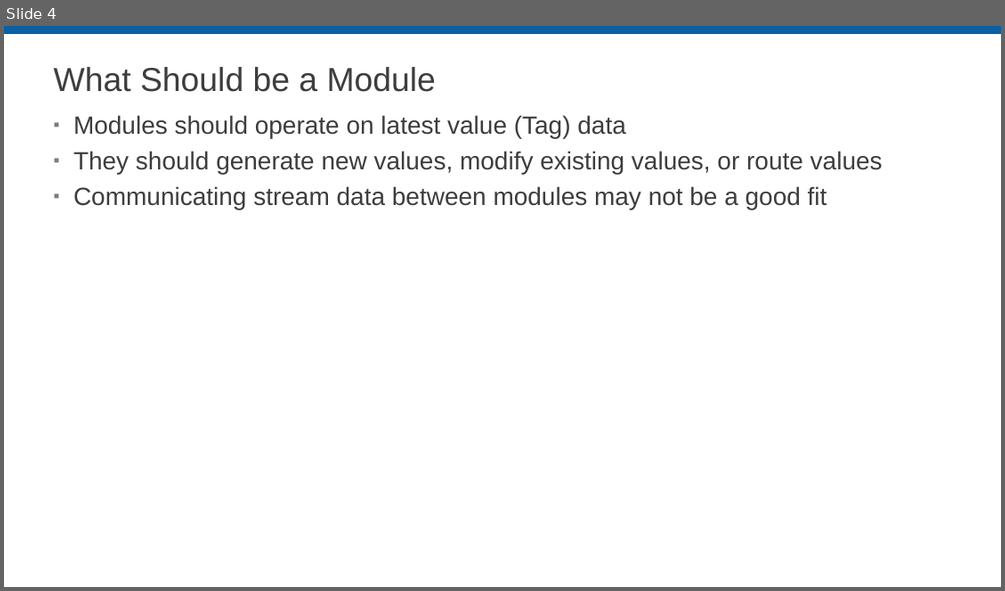
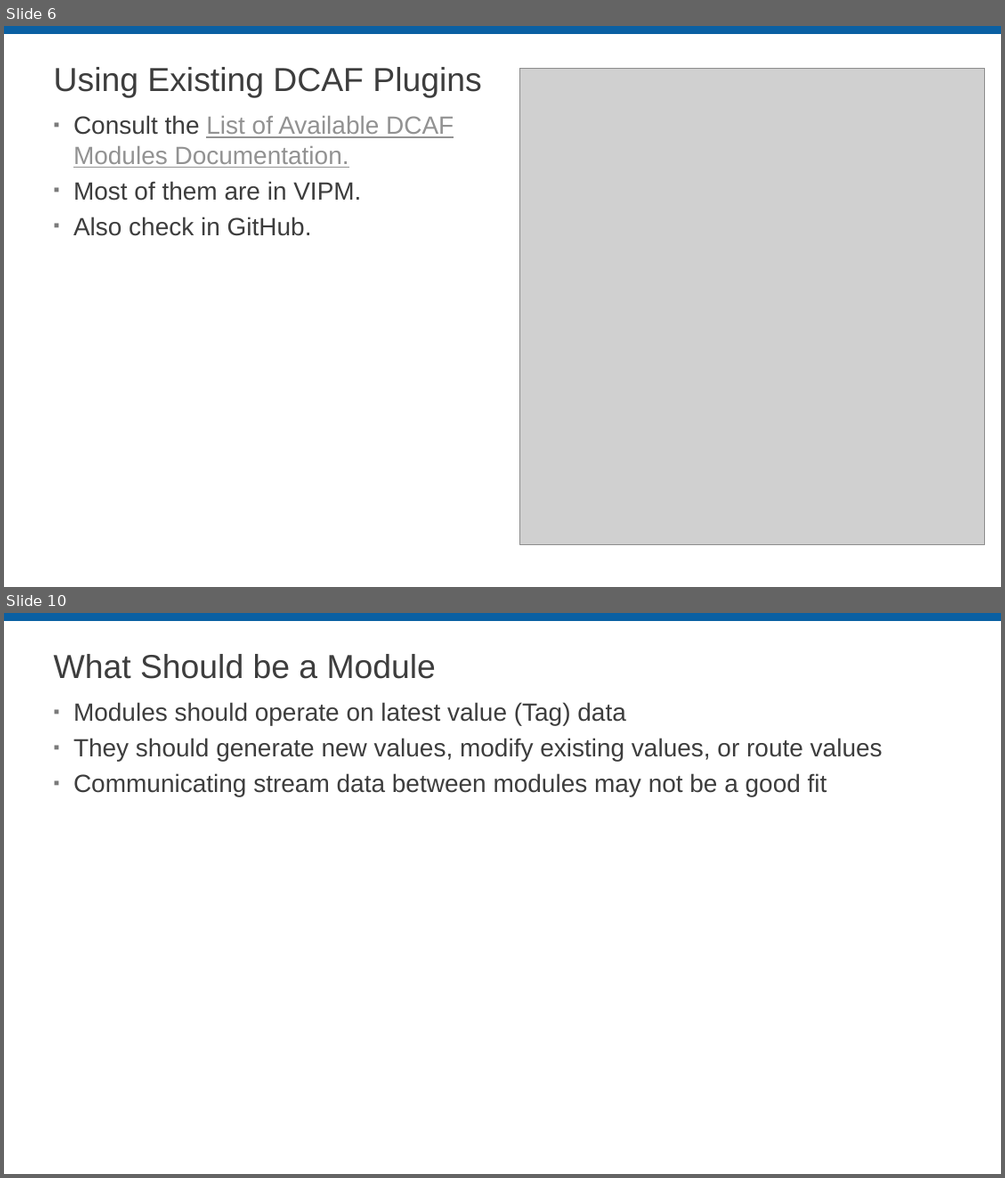
Before and after one commit to LabVIEW-DCAF/Documentation, a slide deck: Trunk/Getting Started Material/DCAF Training/4 Designing an application with DCAF.pptx. Shown one above the other, each under a label of ours: slide 4 before the commit, slides 6 and 10 after it; the slides between them are not shown. The pictures are 1005x591 and 1005x1178 pixels, drawn with LibreOffice and Linux fonts; fonts in the diff are those of the drawing; grey boxes stand for pictures; background and template pictures are left out. Boxes give left, top, right and bottom in pixels: in the first picture for what was removed or moved away, otherwise in the second. Text is boxed around its words. In the diff, an @@ line names an element or a change of style, - is before the commit and + after.

Commit message:
Improved Designing an Application with DCAF Issue 95

```diff
--- a/Trunk/Getting Started Material/DCAF Training/4 Designing an application with DCAF.pptx
+++ b/Trunk/Getting Started Material/DCAF Training/4 Designing an application with DCAF.pptx
@@ slide 6 added at [4, 26, 1001, 587], background #FFFFFF; not listed: 1 template element that a slide beside it also shows @@
@@ title added at [54, 67, 481, 98], 32 pt, text #3D3D3D @@
+Using Existing DCAF Plugins
@@ picture added at [520, 69, 985, 545] @@
@@ text added at [73, 115, 453, 236], 24 pt, text #3D3D3D @@
+▪ Consult the List of Available DCAF Modules Documentation.
+▪ Most of them are in VIPM.
+▪ Also check in GitHub.
@@ what was slide 4 is now slide 10 @@
```
Also in this commit, not shown: 3 slides changed, 13 other slides added, 2 slides removed.
